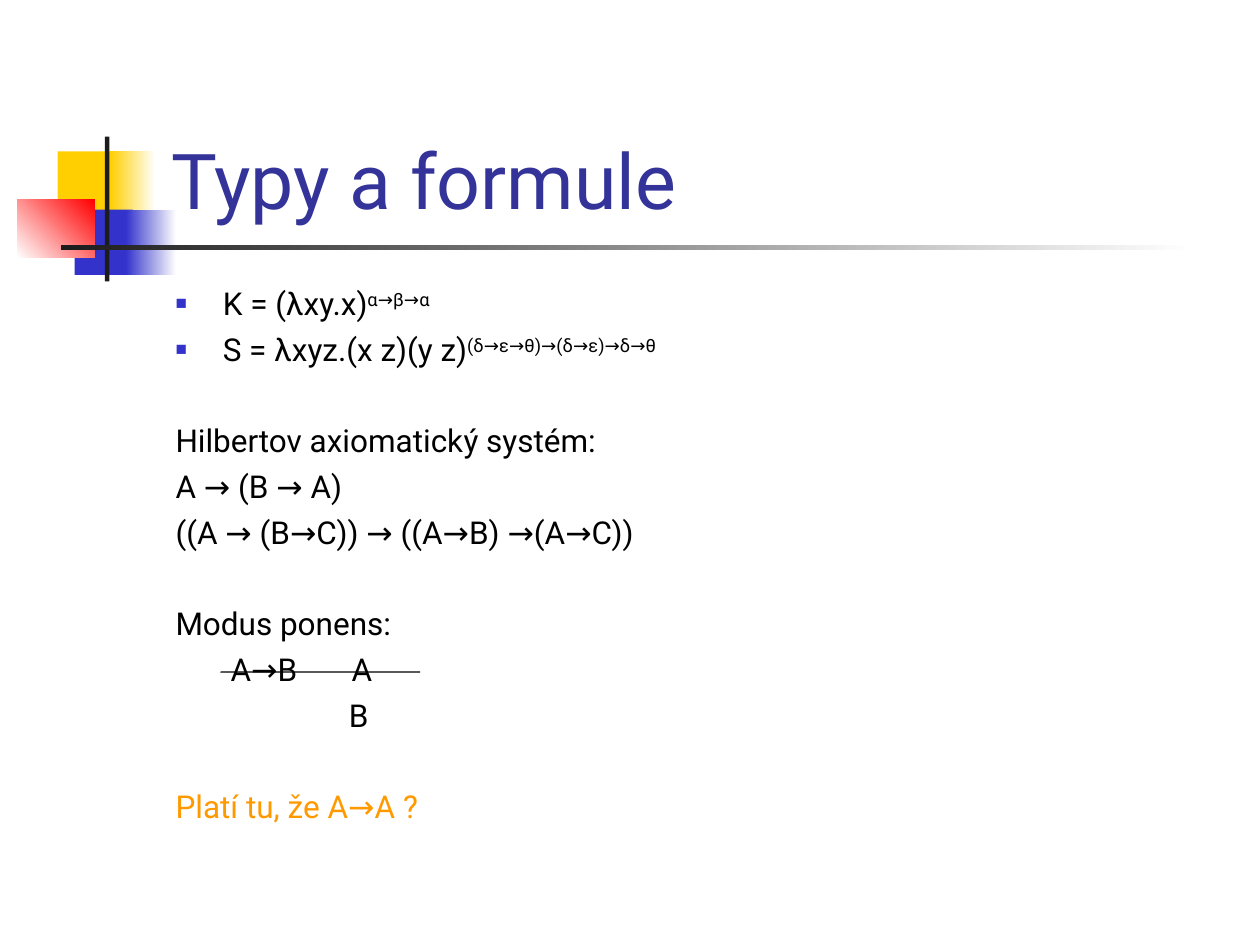
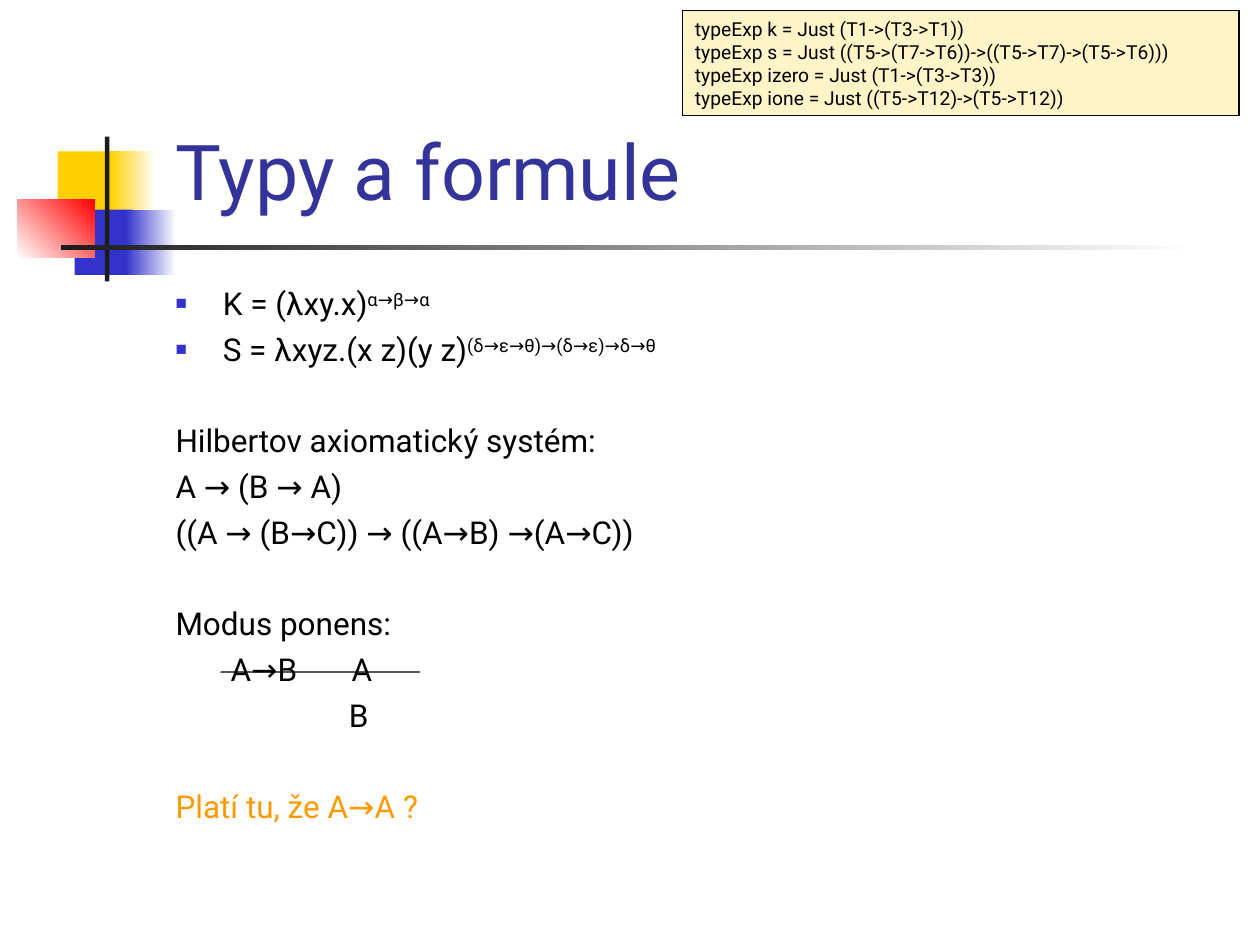
Before and after one commit to Funkcionalne/Prednasky, a slide deck: slide 29 of 08/08_fpro.ppt. Drawn at 1260x945 pixels with LibreOffice and Linux fonts; fonts in the diff are those of the drawing. Boxes give left, top, right and bottom in pixels: in the first picture for what was removed or moved away, otherwise in the second. Text is boxed around its words. In the diff, an @@ line names an element or a change of style, - is before the commit and + after.

```diff
--- a/08/08_fpro.ppt
+++ b/08/08_fpro.ppt
@@ title "Typy a formule": place and size @@
-title "Typy a formule" at <box>171,150,676,226</box>
+title "Typy a formule" at <box>176,141,681,217</box>
@@ rectangle added at <box>683,10,1240,116</box>, fill #FFF4C8, outline #000000 0.74 pt, 11 pt, text #000000 @@
+typeExp k = Just (T1->(T3->T1))
+typeExp s = Just ((T5->(T7->T6))->((T5->T7)->(T5->T6)))
+typeExp izero = Just (T1->(T3->T3))
+typeExp ione = Just ((T5->T12)->(T5->T12))
```
Also in this commit, not shown: 22 other slides changed, 1 other file.
